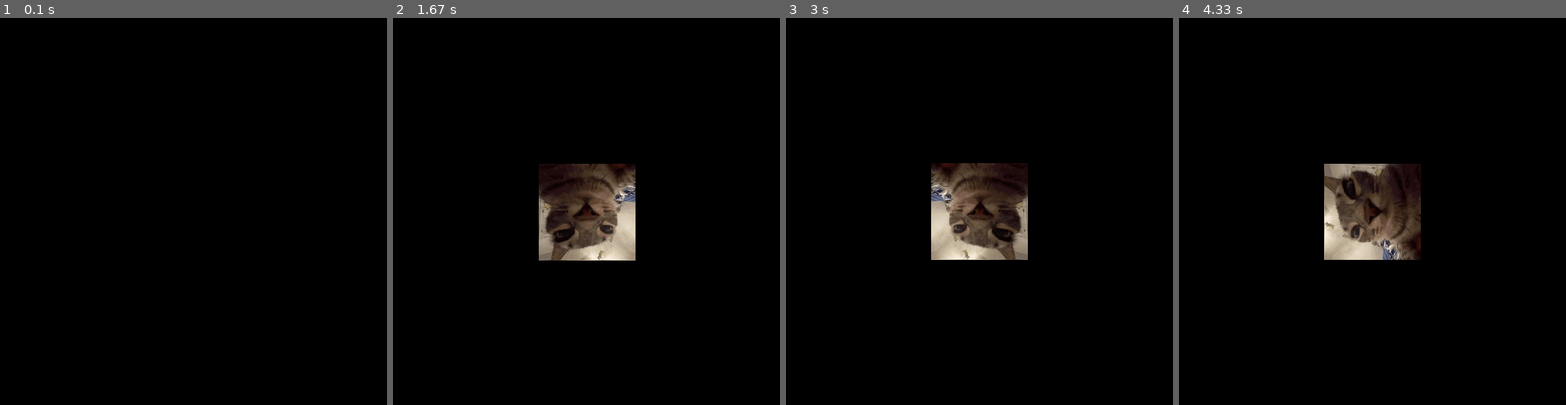
Above: before the commit, frames 1-4 (left to right).
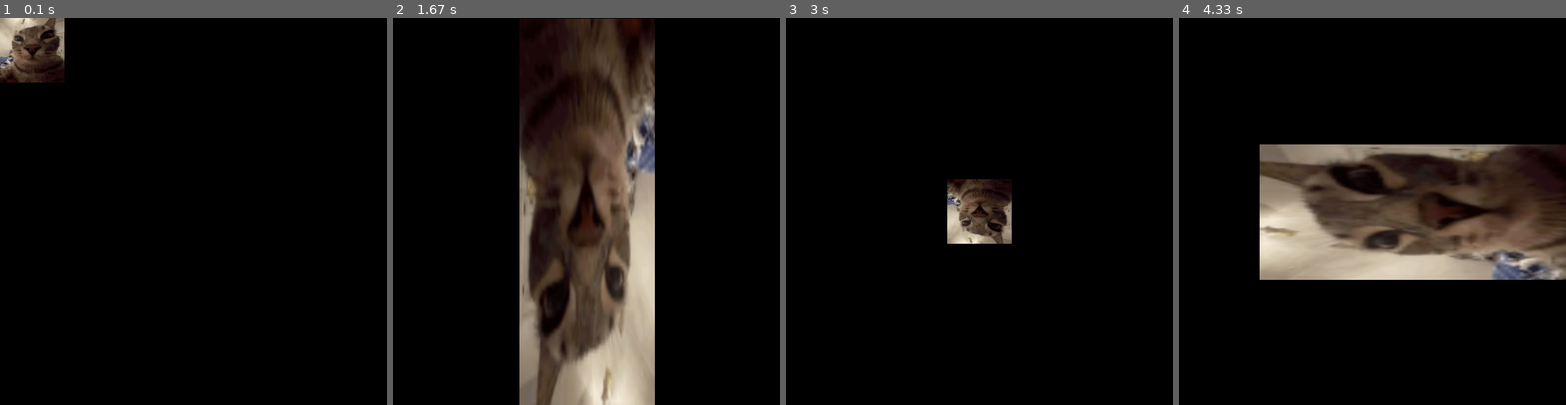
Above: after the commit, the same moments.

Repository: FoxxyTheGrayFox/GrafikaKomputerowaSemestr4
Game: pygame game, started from PYGAME-Lab/PYGAME_Lab2Z1.py
Same seed, same stepped clock (60 frames per second), same inputs: the game is played once before the commit and once after it.
Inputs:
- Up to frame 1 (0.1 s): no input
- Up to frame 2 (1.67 s): tap one key every 0.33 s from 0.33 s: 9 1 4 6
- Up to frame 3 (3 s): tap one key every 0.33 s from 1.67 s: 7 8 2 3
- Up to frame 4 (4.33 s): tap one key every 0.33 s from 3 s: 5 Enter 1 9

The runs differ from the first frame. In frame 1, 2.6% of the frame differs, in the area x 0-17%, y 0-17%; in frame 2, 31%, in the area x 32-68%, y 0-100%; in frame 3, 4.9%; in frame 4, 25%.

Commit message:
Powrot do v1
Obrazki jednak maja roznie ustawienie xD Na latwizne sie nie da

Diff:
--- a/PYGAME-Lab/PYGAME_Lab2Z1.py
+++ b/PYGAME-Lab/PYGAME_Lab2Z1.py
@@ -2,7 +2,6 @@
 import sys
 
 pygame.init()
-
 width = 600
 height = 600
 win = pygame.display.set_mode((width, height))
@@ -10,55 +9,76 @@
 
 CZARNY = (0, 0, 0)
 
+middle = (width // 2, height // 2)
+
+image = pygame.image.load("obraz.jpg")
 image = pygame.image.load("obraz.jpg").convert_alpha()
-image = pygame.transform.scale(image, (150, 150))
+image = pygame.transform.smoothscale(image, (100, 100))
 
-# wysrodkowanie obrazka
-def draw_centered(surface):
-    win.fill(CZARNY)
-    rect = surface.get_rect(center=(width // 2, height // 2))
-    win.blit(surface, rect)
-    pygame.display.flip()
+win.blit(image, (0, 0))
+pygame.display.flip()
 
 run = True
 while run:
     for event in pygame.event.get():
         if event.type == pygame.QUIT:
             run = False
+            pygame.quit()
+            sys.exit()
         elif event.type == pygame.KEYDOWN:
             if event.key == pygame.K_1:
-                img = pygame.transform.smoothscale(image, (int(width * 0.35), int(height * 0.35)))
-                draw_centered(img)
+                scaled = pygame.transform.smoothscale(image, (int(width * 0.35), int(height * 0.35)))
+                win.fill(CZARNY)
+                win.blit(scaled, ((width - scaled.get_width()) // 2, (height - scaled.get_height()) // 2))
+                pygame.display.flip()
             elif event.key == pygame.K_2:
-                img = pygame.transform.rotozoom(image, 45, 1)
-                draw_centered(img)
+                rotated = pygame.transform.rotate(image, 45)
+                win.fill(CZARNY)
+                win.blit(rotated, ((width - rotated.get_width()) // 2, (height - rotated.get_height()) // 2))
+                pygame.display.flip()
             elif event.key == pygame.K_3:
-                img = pygame.transform.flip(image, False, True)
-                draw_centered(img)
+                flipped = pygame.transform.flip(image, 0, 1)
+                win.fill(CZARNY)
+                win.blit(flipped, ((width - flipped.get_width()) // 2, (height - flipped.get_height()) // 2))
+                pygame.display.flip()
             elif event.key == pygame.K_4:
-                scaled = pygame.transform.smoothscale(image, (int(width * 0.35), height))
-                img = pygame.transform.rotozoom(scaled, 45, 1)
-                draw_centered(img)
+                scale = pygame.transform.smoothscale(image, (int(width * 0.35), height))
+                rotozoom = pygame.transform.rotozoom(scale, 45, 1)
+                win.fill(CZARNY)
+                win.blit(rotozoom, ((width - rotozoom.get_width()) // 2, (height - rotozoom.get_height()) // 2))
+                pygame.display.flip()
             elif event.key == pygame.K_5:
-                img = pygame.transform.smoothscale(image, (width, int(height * 0.35)))
-                draw_centered(img)
+                top_scaled = pygame.transform.smoothscale(image, (width, int(height * 0.35)))
+                win.fill(CZARNY)
+                win.blit(top_scaled, ((width - top_scaled.get_width()) // 2, 1))
+                pygame.display.flip()
             elif event.key == pygame.K_6:
-                img = pygame.transform.rotozoom(image, 180, 1)
-                draw_centered(img)
+                scaled_2 = pygame.transform.smoothscale(image, (int(width * 0.35), height))
+                rotozoom = pygame.transform.rotozoom(scaled_2, 180, 1)
+                win.fill(CZARNY)
+                win.blit(rotozoom, ((width - rotozoom.get_width()) // 2, (height - rotozoom.get_height()) // 2))
+                pygame.display.flip()
             elif event.key == pygame.K_7:
-                scaled = pygame.transform.smoothscale(image, (int(width * 0.5), height))
-                img = pygame.transform.flip(scaled, True, False)
-                draw_centered(img)
+                scaled_3 = pygame.transform.smoothscale(image, (int(width * 0.5), height))
+                flip = pygame.transform.flip(scaled_3, 1, 0)
+                win.fill(CZARNY)
+                win.blit(flip, ((width - flip.get_width()) // 2, (height - flip.get_height()) // 2))
+                pygame.display.flip()
             elif event.key == pygame.K_8:
-                scaled = pygame.transform.smoothscale(image, (width, int(height * 0.4)))
-                img = pygame.transform.rotozoom(scaled, -20, 1)
-                draw_centered(img)
+                scaled_4 = pygame.transform.smoothscale(image, (width, int(height * 0.4)))
+                rotated_2 = pygame.transform.rotate(scaled_4, -20)
+                win.fill(CZARNY)
+                win.blit(rotated_2, ((width - rotated_2.get_width()) * 1.2, (height - rotated_2.get_height()) * 1.5))
+                pygame.display.flip()
             elif event.key == pygame.K_9:
-                img = pygame.transform.rotozoom(image, 90, 1)
-                draw_centered(img)
+                scaled_5 = pygame.transform.smoothscale(image, (int(width * 0.35), height))
+                rotozoom = pygame.transform.rotozoom(scaled_5, 90, 1)
+                win.fill(CZARNY)
+                win.blit(rotozoom, ((width - rotozoom.get_width() + 250) // 2, (height - rotozoom.get_height()) // 2))
+                pygame.display.flip()
             else:
                 win.fill(CZARNY)
+                win.blit(win, (0, 0))
                 pygame.display.flip()
 
-pygame.quit()
-sys.exit()
+    pygame.display.update()
